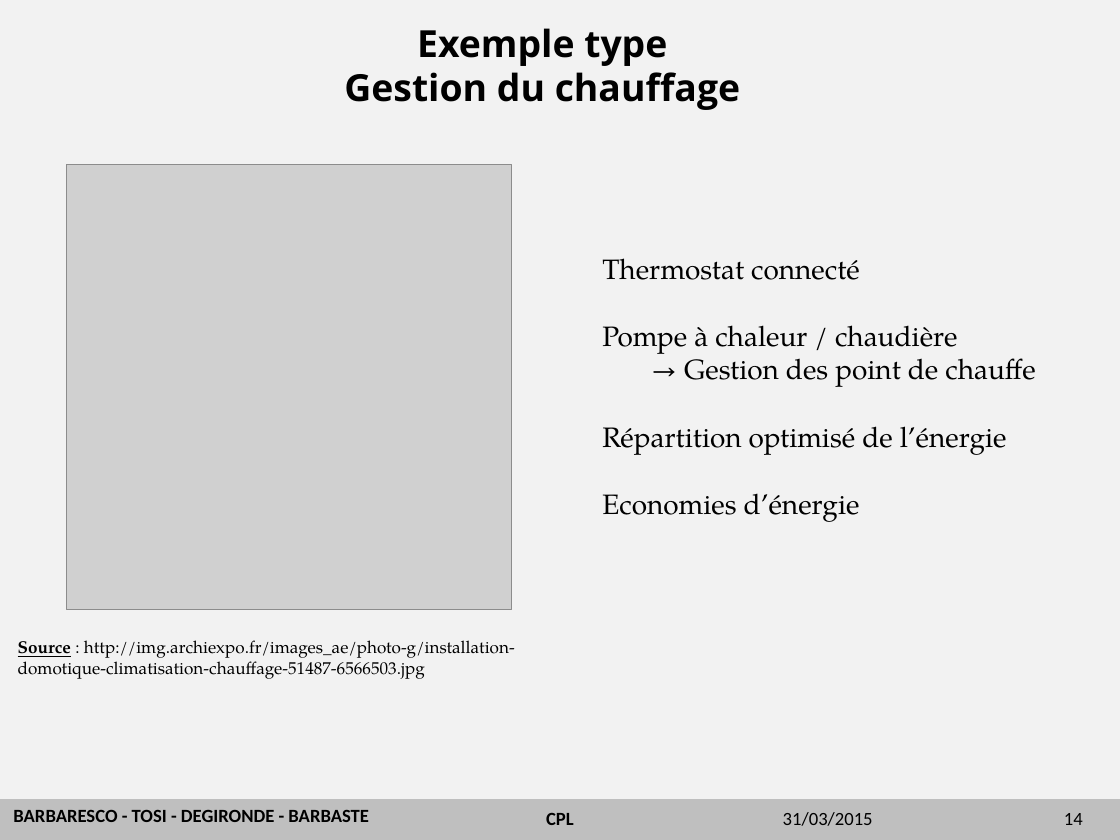
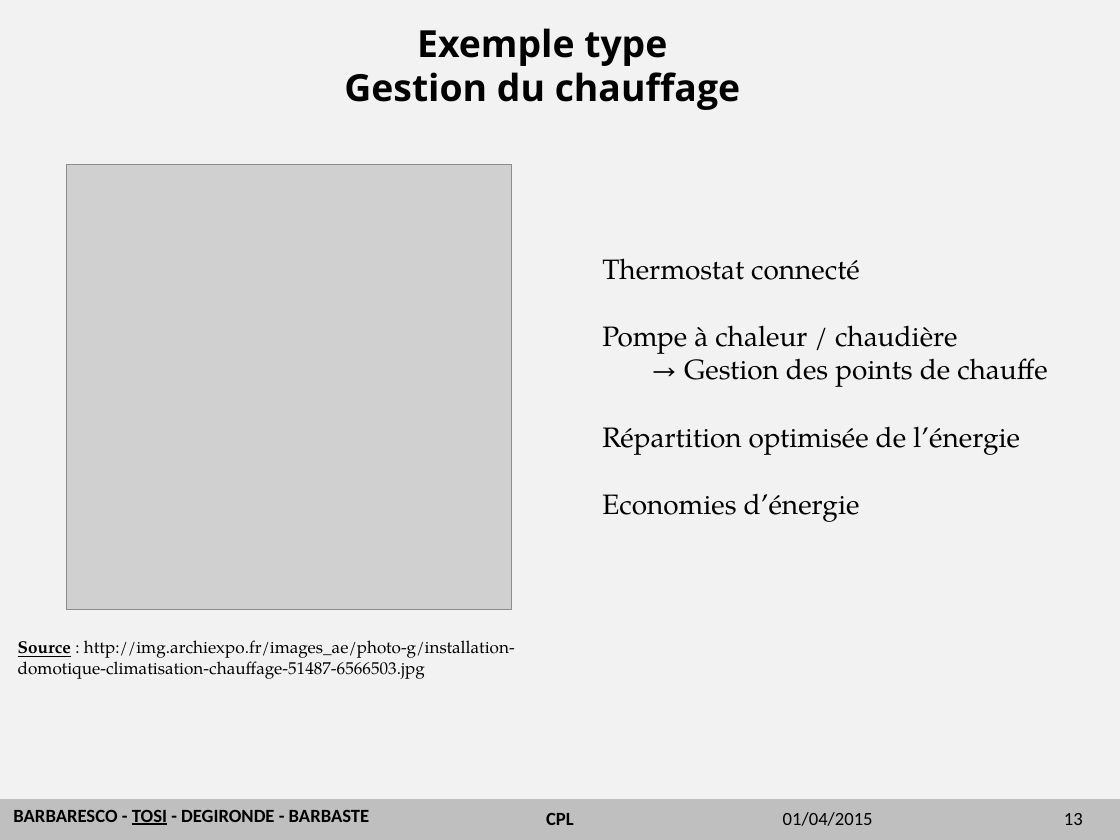
Before and after one commit to emeric254/BETelecomsCPL2014, a slide deck: slide 13 of diapo/CPL.pptx (slide 14 before the commit). Drawn at 1120x840 pixels with LibreOffice and Linux fonts; fonts in the diff are those of the drawing; grey boxes stand for pictures; background and template pictures are left out. Boxes give left, top, right and bottom in pixels: in the first picture for what was removed or moved away, otherwise in the second. Text is boxed around its words. In the diff, an @@ line names an element or a change of style, - is before the commit and + after.

```diff
--- a/diapo/CPL.pptx
+++ b/diapo/CPL.pptx
@@ text at <box>602,358,1047,455</box>: text changed @@
-→ Gestion des point de chauffe
-Répartition optimisé de l’énergie
+→ Gestion des points de chauffe
+Répartition optimisée de l’énergie
@@ text "BARBARESCO - TOSI - DEGIRONDE ..." at <box>13,810,370,825</box>: underline on in "TOSI" @@
@@ text at <box>783,812,873,826</box>: text changed @@
-31/03/2015
+01/04/2015
@@ page number at <box>1064,813,1083,825</box>: text changed @@
-14
+13
```
Also in this commit, not shown: 18 other slides changed, 5 slides removed, 1 other file.
